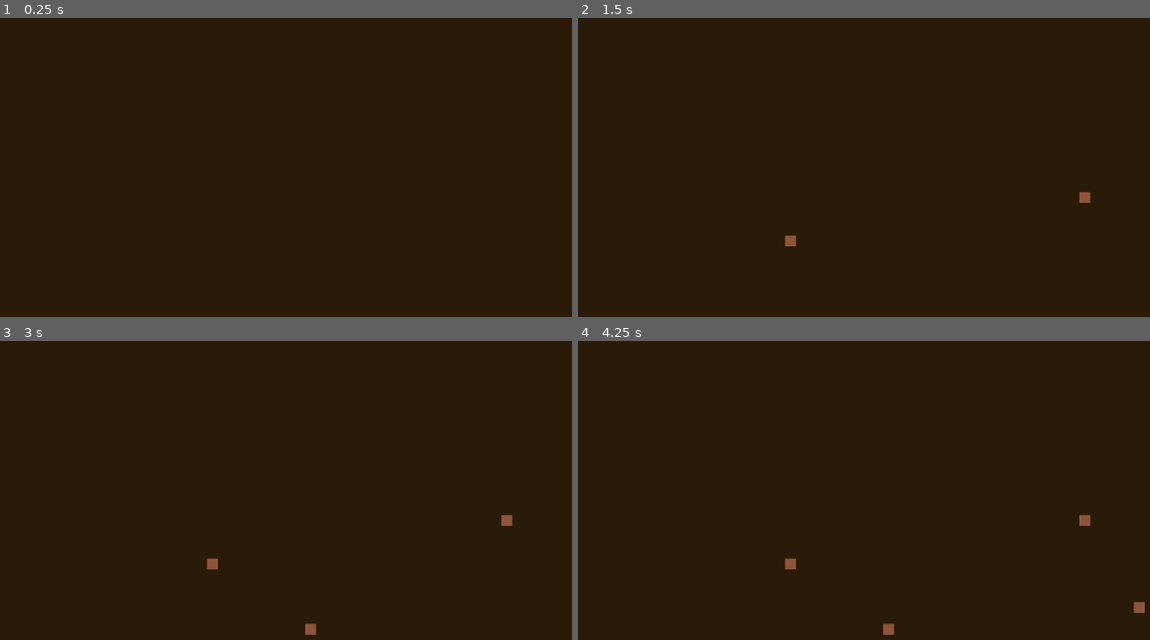
Above: before the commit, frames 1-4 (two rows, left to right).
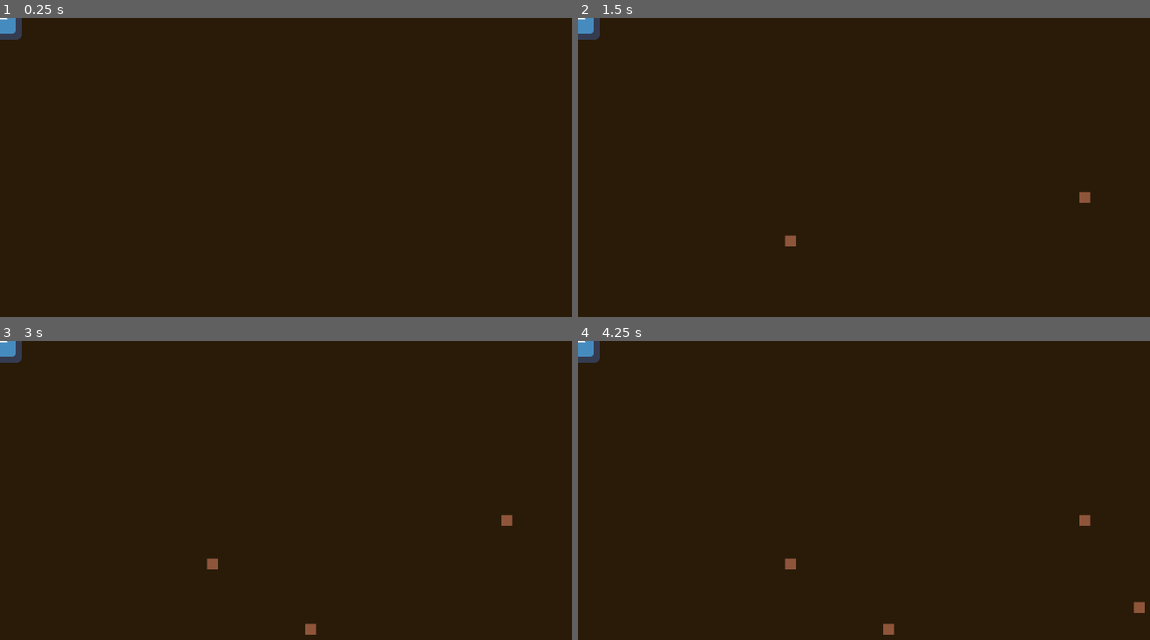
Above: after the commit, the same moments.

Repository: isterkvarn/rootwork
Game: Godot game, scene res://main.tscn
Two runs of this game, one before a commit and one after it. Both use one fixed random seed, a clock stepped at 60 frames per second and the inputs below. The engine's default icon, where the game draws it, is replaced by a stand-in: a white triangle on a blue panel in a dark square.
Inputs (mouse positions are in pixels of both pictures, inside the frame that each line leads up to):
- Up to frame 1 (0.25 s): no input
- Up to frame 2 (1.5 s): tap Enter at 0.5 s; move the mouse to (1081, 200) at 0.52 s; click (1081, 200) at 0.6 s; tap Space at 1.25 s; move the mouse to (789, 242) at 1.27 s; tap H at 1.35 s; click (789, 242) at 1.42 s
- Up to frame 3 (3 s): tap Enter at 2 s; move the mouse to (417, 454) at 2.02 s; tap J at 2.1 s; click (417, 454) at 2.17 s; tap Space at 2.75 s; move the mouse to (314, 628) at 2.77 s; tap K at 2.85 s; click (314, 628) at 2.92 s
- Up to frame 4 (4.25 s): tap Enter at 3.5 s; move the mouse to (1138, 607) at 3.52 s; tap L at 3.6 s; click (1138, 607) at 3.67 s

The runs differ from the first frame. In frame 1, 0.3% of the frame differs, in the area x 0-4%, y 0-8%; in frame 2, 0.3%; in frame 3, 0.3%; in frame 4, 0.3%.

Commit message:
camera wont work :(

Diff:
--- a/Camera2D.gd
+++ b/Camera2D.gd
@@ -26,8 +26,9 @@
 
 func _unhandled_input(event: InputEvent) -> void:
 	if event is InputEventMouseMotion:
-		if event.button_mask == BUTTON_MASK_MIDDLE:
+		if event.button_mask == BUTTON_MASK_RIGHT:
 			position -= event.relative * zoom
+			print(position)
 	if event is InputEventMouseButton:
 		if event.is_pressed():
 			if event.button_index == BUTTON_WHEEL_UP:
--- a/Game.tscn
+++ b/Game.tscn
@@ -8,5 +8,3 @@
 [node name="Grid" parent="." instance=ExtResource( 1 )]
 
 [node name="Placer" parent="." instance=ExtResource( 2 )]
-
-[node name="Camera2D" type="Camera2D" parent="."]
--- a/main.tscn
+++ b/main.tscn
@@ -1,7 +1,8 @@
-[gd_scene load_steps=4 format=2]
+[gd_scene load_steps=5 format=2]
 
 [ext_resource path="res://Game.tscn" type="PackedScene" id=1]
 [ext_resource path="res://Camera2D.gd" type="Script" id=2]
+[ext_resource path="res://icon.png" type="Texture" id=3]
 
 [sub_resource type="GDScript" id=1]
 script/source = "extends Node2D
@@ -31,5 +32,8 @@
 [node name="Game" parent="." instance=ExtResource( 1 )]
 script = SubResource( 1 )
 
-[node name="Camera2D" type="Camera2D" parent="Game"]
+[node name="Sprite" type="Sprite" parent="."]
+texture = ExtResource( 3 )
+
+[node name="Camera2D" type="Camera2D" parent="."]
 script = ExtResource( 2 )
